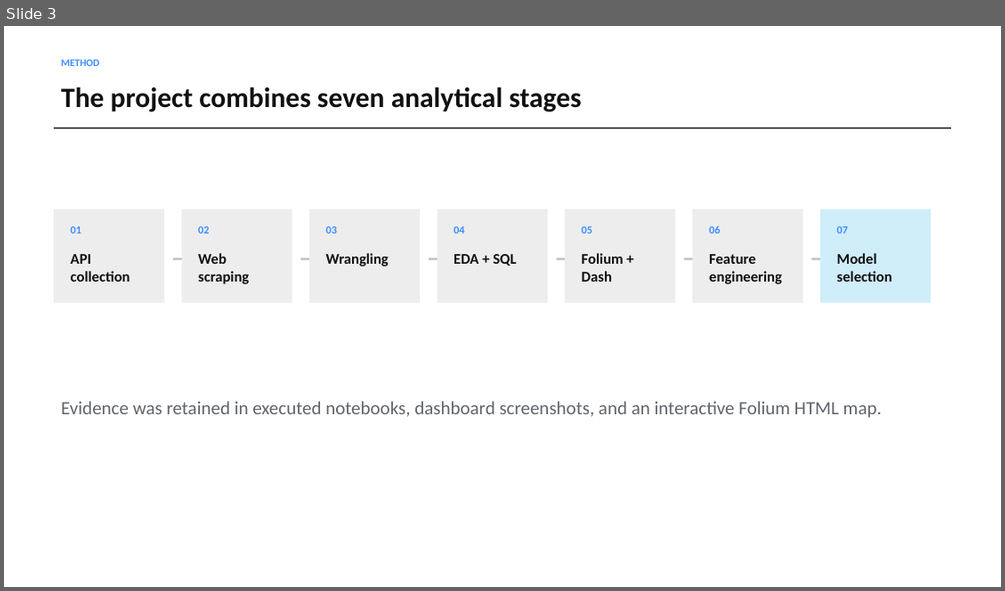
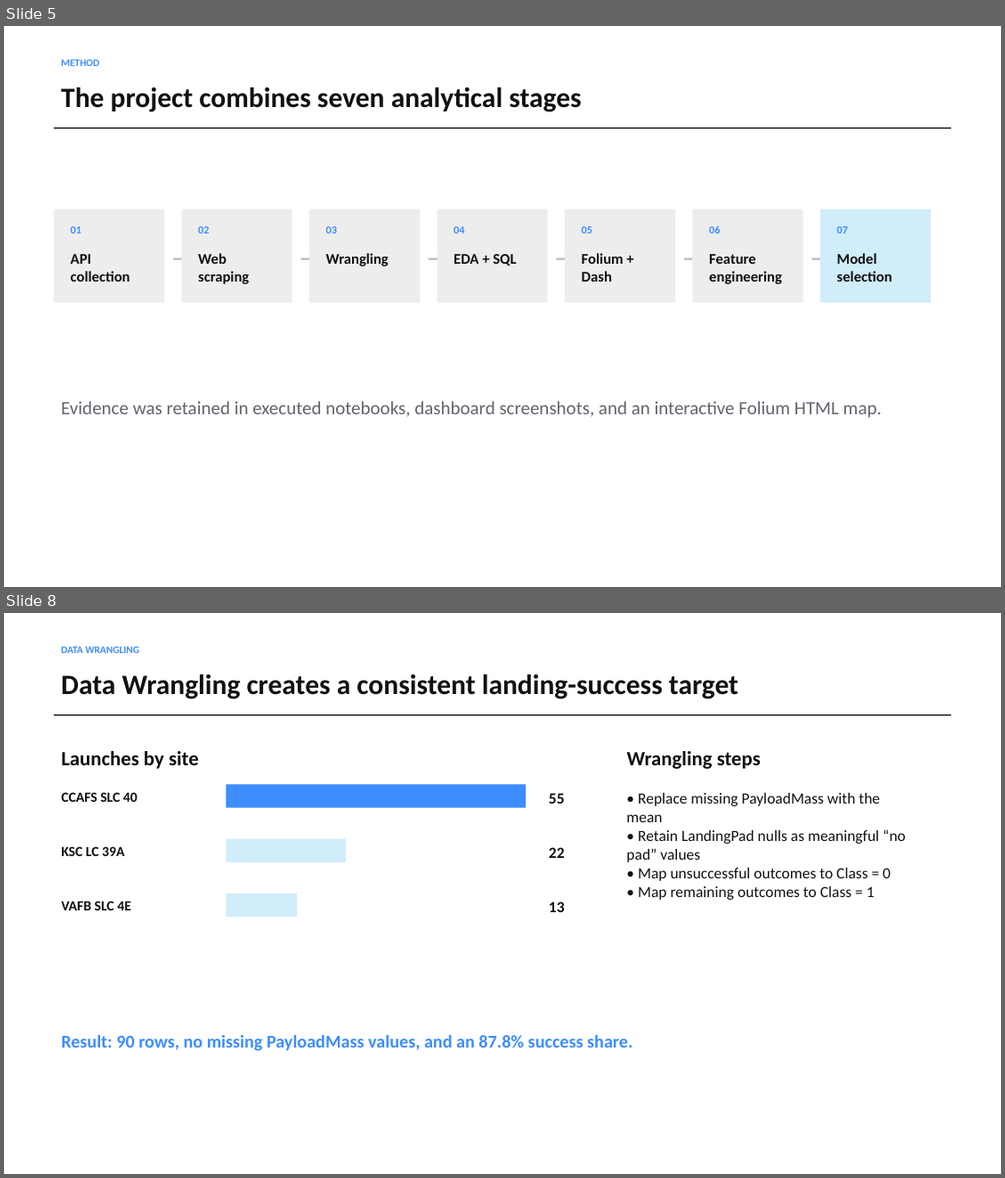
Before and after one commit to TristinWen/spacex-falcon9-landing-prediction, a slide deck: final-deliverables/SpaceX_Falcon9_Final_Presentation.pptx. Shown one above the other, each under a label of ours: slide 3 before the commit, slides 5 and 8 after it; the slides between them are not shown. The pictures are 1005x591 and 1005x1178 pixels, drawn with LibreOffice and Linux fonts; fonts in the diff are those of the drawing. Boxes give left, top, right and bottom in pixels: in the first picture for what was removed or moved away, otherwise in the second. Text is boxed around its words. In the diff, an @@ line names an element or a change of style, - is before the commit and + after.

```diff
--- a/final-deliverables/SpaceX_Falcon9_Final_Presentation.pptx
+++ b/final-deliverables/SpaceX_Falcon9_Final_Presentation.pptx
@@ slide 8 added at [4,613,1001,1174], background #FFFFFF @@
@@ text added at [61,646,139,653], 9.8 pt, text #3D8DFF, bold @@
+DATA WRANGLING
@@ text added at [61,674,738,699], 27 pt, text #111111, bold @@
+Data Wrangling creates a consistent landing-success target
@@ rectangle added at [54,714,952,715], fill #111111 @@
@@ text added at [61,751,199,769], 19.5 pt, text #111111, bold @@
+Launches by site
@@ text added at [627,751,760,769], 19.5 pt, text #111111, bold @@
+Wrangling steps
@@ text added at [61,792,138,802], 13.5 pt, text #111111, bold @@
+CCAFS SLC 40
@@ rectangle added at [226,784,526,807], fill #3D8DFF @@
@@ text added at [549,793,565,803], 15 pt, text #111111, bold @@
+55
@@ text added at [626,793,906,900], 15 pt, text #111111 @@
+• Replace missing PayloadMass with the mean
+• Retain LandingPad nulls as meaningful “no pad” values
+• Map unsuccessful outcomes to Class = 0
+• Map remaining outcomes to Class = 1
@@ text added at [61,846,124,856], 13.5 pt, text #111111, bold @@
+KSC LC 39A
@@ rectangle added at [226,839,346,862], fill #D0EDFA @@
@@ text added at [549,847,565,858], 15 pt, text #111111, bold @@
+22
@@ text added at [61,900,131,910], 13.5 pt, text #111111, bold @@
+VAFB SLC 4E
@@ rectangle added at [226,893,297,916], fill #D0EDFA @@
@@ text added at [549,901,565,912], 15 pt, text #111111, bold @@
+13
@@ text added at [61,1035,632,1051], 17.2 pt, text #3D8DFF, bold @@
+Result: 90 rows, no missing PayloadMass values, and an 87.8% success share.
@@ what was slide 3 is now slide 5 @@
```
Also in this commit, not shown: 6 slides changed, 6 other slides added, 3 slides removed, 1 other file.
